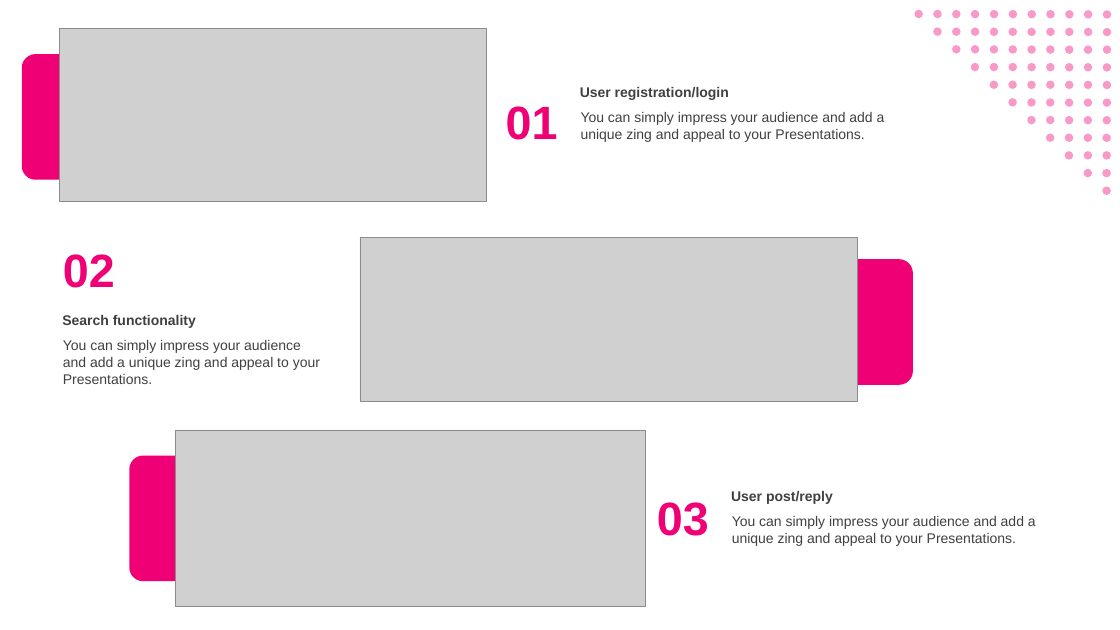
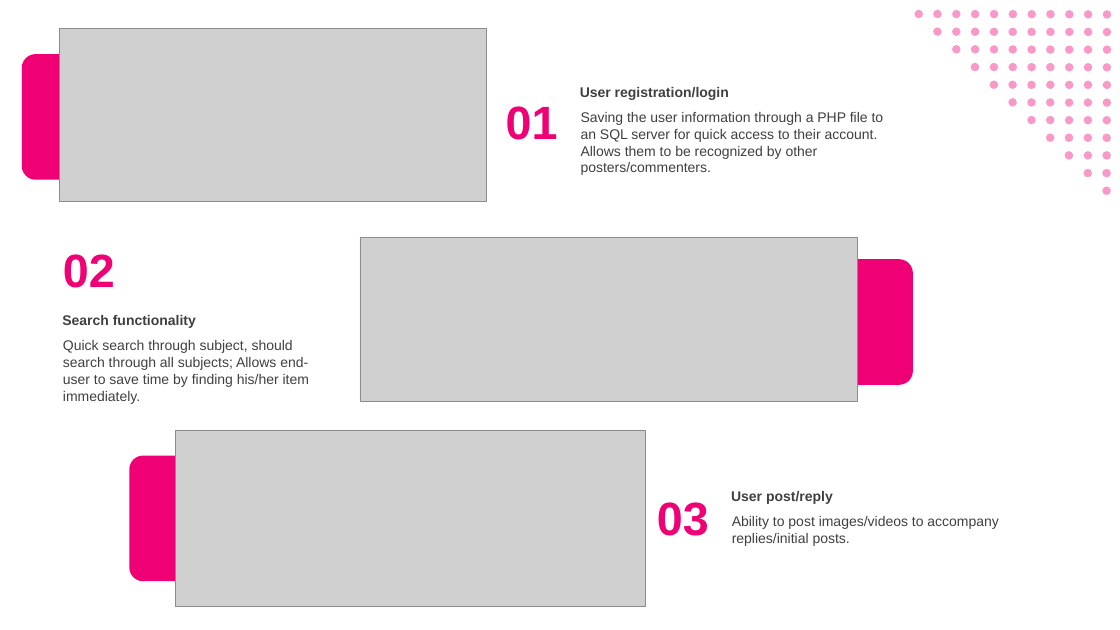
Before and after one commit to cen4010-s2019-g01/TeamProject, a slide deck: slide 7 of CritiqueCafe Project/M5PPT-WIP.pptx. Drawn at 1120x630 pixels with LibreOffice and Linux fonts; fonts in the diff are those of the drawing; grey boxes stand for pictures. Boxes give left, top, right and bottom in pixels: in the first picture for what was removed or moved away, otherwise in the second. Text is boxed around its words. In the diff, an @@ line names an element or a change of style, - is before the commit and + after.

```diff
--- a/CritiqueCafe Project/M5PPT-WIP.pptx
+++ b/CritiqueCafe Project/M5PPT-WIP.pptx
@@ text at [581, 112, 884, 175]: text changed @@
-You can simply impress your audience and add a unique zing and appeal to your Presentations.
+Saving the user information through a PHP file to an SQL server for quick access to their account. Allows them to be recognized by other posters/commenters.
@@ text at [63, 340, 309, 404]: text changed @@
-You can simply impress your audience and add a unique zing and appeal to your Presentations.
+Quick search through subject, should search through all subjects; Allows end-user to save time by finding his/her item immediately.
@@ text at [732, 516, 998, 546]: text changed @@
-You can simply impress your audience and add a unique zing and appeal to your Presentations.
+Ability to post images/videos to accompany replies/initial posts.
```
Also in this commit, not shown: 4 other slides changed, 1 other file.
